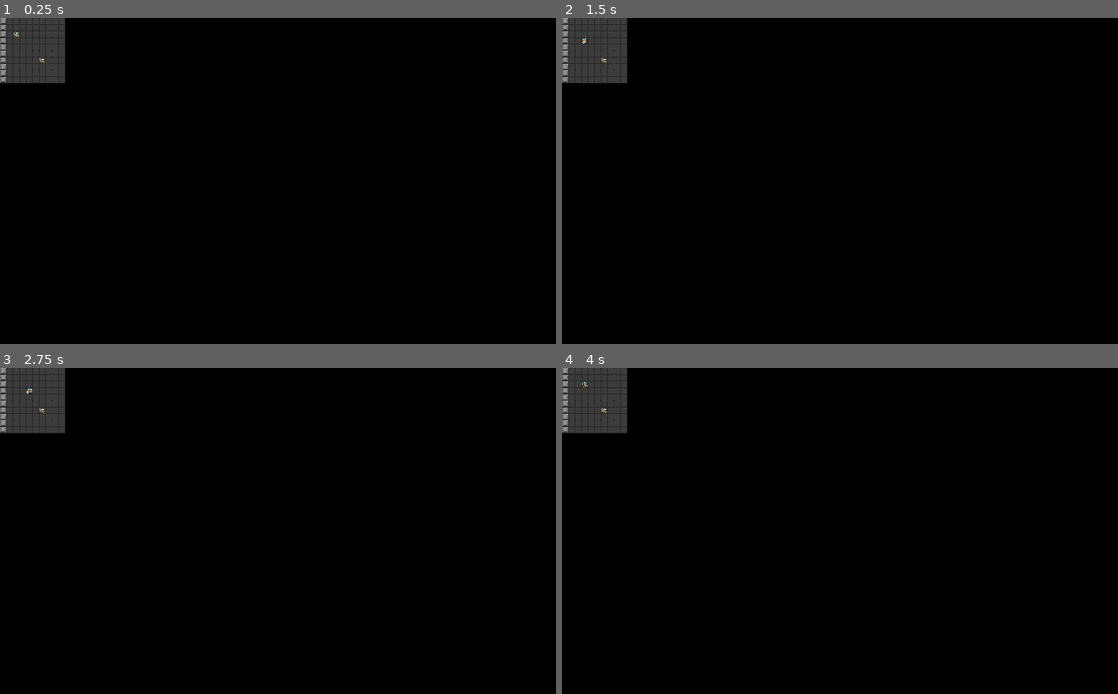
Above: before the commit, frames 1-4 (two rows, left to right).
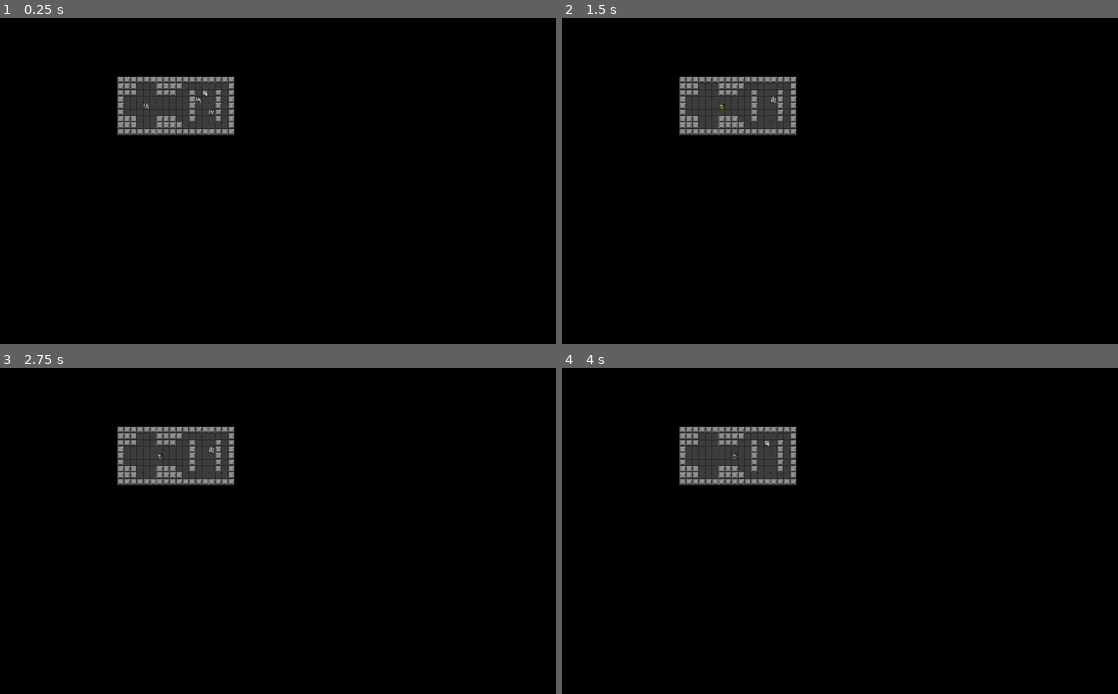
Above: after the commit, the same moments.

Repository: nuzcraft/mini_haquelike
Game: Godot game, scene res://Main.tscn
Two runs of this game, one before a commit and one after it. Both use one fixed random seed, a clock stepped at 60 frames per second and the inputs below.
Inputs:
- Up to frame 1 (0.25 s): no input
- Up to frame 2 (1.5 s): hold Right (ui_right) 0.53-1.28 s; tap Enter at 1.25 s; hold Down (ui_down) from 1.28 s (still down)
- Up to frame 3 (2.75 s): release Down (ui_down) at 2.03 s; hold Right (ui_right) from 2.03 s (still down)
- Up to frame 4 (4 s): release Right (ui_right) at 2.78 s; hold Up (ui_up) 2.78-3.53 s; hold Left (ui_left) from 3.53 s (still down)

The runs differ from the first frame. In frame 1, 6.2% of the frame differs, in the area x 0-43%, y 0-37%; in frame 2, 6.2%; in frame 3, 6.2%; in frame 4, 6.2%.

Commit message:
added rudimentary astar pathfinding :)

Diff:
--- a/DungeonGenerator.gd
+++ b/DungeonGenerator.gd
@@ -2,6 +2,9 @@
 
 const ROOM_SIZE_TILES = 9
 const ROOM_SLOTS_IN_WORLD = 5
+
+var num_happy_path_rooms = 5
+var num_branch_rooms = 3
 
 var rooms_layouts_data = preload("res://resources/room_layouts.png").get_data()
 
@@ -10,8 +13,10 @@
 
 var rng = RandomNumberGenerator.new()
 
-func _init(map_param: Map):
+func _init(map_param: Map, num_happy_path_rooms_param: int = 5, num_branch_rooms_param: int = 3):
 	map = map_param
+	num_happy_path_rooms = num_happy_path_rooms_param
+	num_branch_rooms = num_branch_rooms_param
 
 func generate_dungeon():
 	rng.randomize()
@@ -33,7 +38,7 @@
 	# find available adjacent slots, pick one, add to list of rooms
 	# repeat x times to create the happy path of the dungeon
 	# store the happy path somewhere
-	while rooms_coords.size() < 5:
+	while rooms_coords.size() < num_happy_path_rooms:
 		var adjacent_coords = get_adjacent_room_coords(this_room_coords)
 		var new_room_coords = get_random_room_coords(adjacent_coords)
 		if not rooms_coords.has(new_room_coords):
@@ -44,7 +49,7 @@
 	# find available adjacent slots, pick one, add to list of rooms
 	# repeat x times for branching paths
 	var branch_rooms = []
-	while branch_rooms.size() < 3:
+	while branch_rooms.size() < num_branch_rooms:
 		var room_to_branch_from = get_random_room_coords(rooms_coords)
 		var adjacent_branch_coords = get_adjacent_room_coords(room_to_branch_from)
 		var new_branch_coords = get_random_room_coords(adjacent_branch_coords)
--- a/main.gd
+++ b/main.gd
@@ -11,25 +11,11 @@
 var enemy_scene = preload("res://scenes/Enemy.tscn")
 
 func _ready():
-	var dungeonGenerator = DungeonGenerator.new(map)
+	var dungeonGenerator = DungeonGenerator.new(map, 2, 0)
 	var dungeonData = dungeonGenerator.generate_dungeon()
 	map = dungeonData.map
 	var spawn_coords = dungeonData.spawn_coordinates
-#	map.compute_astar()
-
-	map = Map.new()
-	for i in range(10):
-		for j in range(10):
-			if i == 0:
-				map.add_tile(i, j, WallTile)
-			else:
-				map.add_tile(i, j, FloorTile)
-	spawn_coords = [2, 2]
 	map.compute_astar()
-	print(map.astar.get_points())
-	print(map.astar.get_point_position(1))
-	print(map.astar.get_point_position(66))
-	print(map.astar.get_point_path(1, 66))
 
 	set_tilemap_cells()
 
@@ -38,34 +24,31 @@
 
 	# create a couple enemies
 	var enemy_spawn_coords = dungeonData.enemy_spawn_coordinates
-	enemy_spawn_coords = [[6, 6]]
+#	enemy_spawn_coords = [[6, 6]]
 	for coord in enemy_spawn_coords:
 		var enemy: Enemy = enemy_scene.instance()
 		enemy.set_tile_coords(coord)
 		add_child(enemy)
 
 func _process(_delta):
-
-	map.compute_astar()
-	for actor in get_tree().get_nodes_in_group("actors"):
-		actor.astar = map.astar
-
 	if Input.is_action_just_pressed("ui_up"):
-		try_move(hero, [0, -1])
+		try_move(hero, Vector2(0, -1))
 	if Input.is_action_just_pressed("ui_down"):
-		try_move(hero, [0, 1])
+		try_move(hero, Vector2(0, 1))
 	if Input.is_action_just_pressed("ui_left"):
-		try_move(hero, [-1, 0])
+		try_move(hero, Vector2(-1, 0))
 	if Input.is_action_just_pressed("ui_right"):
-		try_move(hero, [1, 0])
+		try_move(hero, Vector2(1, 0))
 
 	if turn_taken:
+		map.compute_astar()
 		for actor in get_tree().get_nodes_in_group("actors"):
 			if actor != hero:
-				var path = actor.get_path_to_target(hero.get_position_vector())
-				print(actor.get_position_vector())
-				print(path)
-#				try_move(actor, actor.get_next_move())
+#				var path = actor.get_path_to_target(hero.get_position_vector())
+				var actor_index = map.astar.get_closest_point(actor.get_position_vector())
+				var hero_index = map.astar.get_closest_point(hero.get_position_vector())
+				actor.path = map.astar.get_point_path(actor_index, hero_index)
+				try_move(actor, actor.get_next_move())
 
 
 	turn_taken = false
@@ -86,11 +69,12 @@
 		var tile_type_int = tilemap.tile_type[tile.tile_type]
 		tilemap.set_cell(coord.x, coord.y, tile_type_int)
 
-func try_move(actor, delta_array):
-	var new_tile_x = actor.tile_x + delta_array[0]
-	var new_tile_y = actor.tile_y + delta_array[1]
-	var destination_tile = map.get_tile(new_tile_x, new_tile_y)
-	if destination_tile.get_is_walkable():
-		actor.move(delta_array)
-		if actor == hero:
-			turn_taken = true
+func try_move(actor, delta: Vector2):
+	if delta:
+		var new_tile_x = actor.tile_x + delta.x
+		var new_tile_y = actor.tile_y + delta.y
+		var destination_tile = map.get_tile(new_tile_x, new_tile_y)
+		if destination_tile.get_is_walkable():
+			actor.move(delta)
+			if actor == hero:
+				turn_taken = true
--- a/scenes/Actor.gd
+++ b/scenes/Actor.gd
@@ -6,7 +6,7 @@
 
 var tile_x: int = 0 setget set_tile_x, get_tile_x
 var tile_y: int = 0 setget set_tile_y, get_tile_y
-var astar: AStar2D
+var path = []
 
 const TILE_SIZE = 24
 
@@ -35,22 +35,14 @@
 	self.tile_x = param_array[0]
 	self.tile_y = param_array[1]
 
-func move(delta_array):
-	self.tile_x += delta_array[0]
-	self.tile_y += delta_array[1]
-	if delta_array[0] > 0:
+func move(delta: Vector2):
+	self.tile_x += delta.x
+	self.tile_y += delta.y
+	if delta.x > 0:
 		animatedSprite.flip_h = true
-	elif delta_array[0] < 0:
+	elif delta.x < 0:
 		animatedSprite.flip_h = false
 
-func get_path_to_target(target: Vector2):
-	if astar:
-		var start_index = null
-		var end_index = null
-		for point in astar.get_points():
-			if astar.get_point_position(point) == get_position_vector():
-				start_index = point
-			if astar.get_point_position(point) == target:
-				end_index = point
-		if start_index and end_index:
-			return astar.get_point_path(start_index, end_index)
+func get_next_move():
+	if path.size() > 1:
+		return path[1] - get_position_vector()
--- a/scripts/map.gd
+++ b/scripts/map.gd
@@ -30,17 +30,15 @@
 	astar.clear()
 	for vec in tiles.keys():
 		# check if the vector is already a position in the astar map
-		var point_found = false
+		if not tiles[vec].get_is_walkable():
+			continue
+		var main_point = null
 		for point in astar.get_points():
 			if astar.get_point_position(point) == vec:
-				point_found = true
-		if point_found:
-			continue
-		# check if the position is a walkable one
-		if not tiles[vec].get_is_walkable():
-			continue
-		var main_point = astar.get_available_point_id()
-		astar.add_point(main_point, vec)
+				main_point = point
+		if main_point == null:
+			main_point = astar.get_available_point_id()
+			astar.add_point(main_point, vec)
 		# let's do the same with adjacent tiles
 		for adj_vec in get_adjacent_tiles(vec):
 			if not tiles[adj_vec].get_is_walkable():
